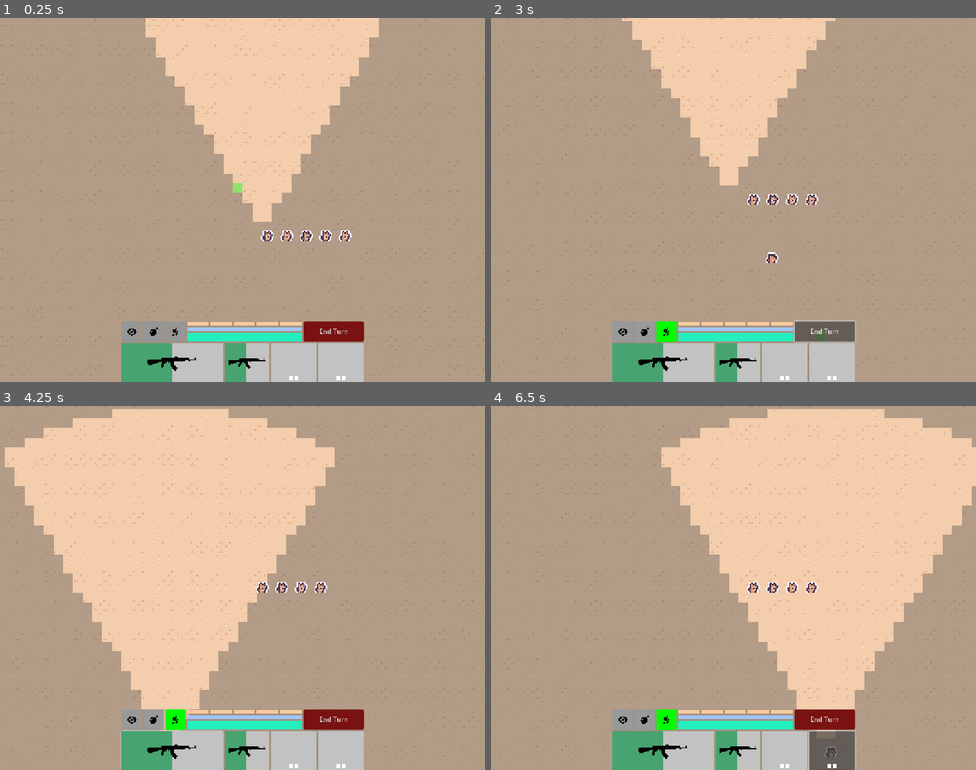
Above: before the commit, frames 1-4 (two rows, left to right).
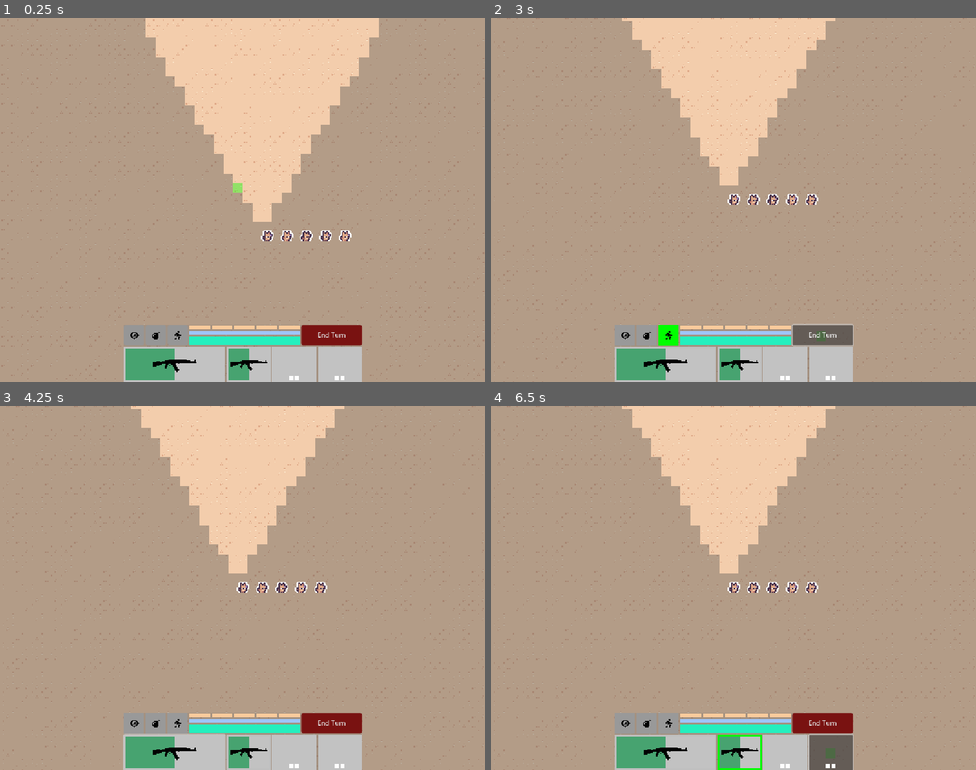
Above: after the commit, the same moments.

Repository: david8zhang/valorant-team-manager-godot
Game: Godot game, scene res://scenes/GameRound.tscn
Same seed, same stepped clock (60 frames per second), same inputs: the game is played once before the commit and once after it.
Inputs (mouse positions are in pixels of both pictures, inside the frame that each line leads up to; where the layout moved, square brackets give the same spot in the first picture):
- Up to frame 1 (0.25 s): no input
- Up to frame 2 (3 s): click (626, 334) [621, 331] at 0.5 s; click (646, 334) [646, 331] at 1.25 s; click (670, 334) [665, 331] at 2 s; click "End Turn" at 2.75 s
- Up to frame 3 (4.25 s): click (174, 751) [169, 751] at 3.5 s
- Up to frame 4 (6.5 s): click (738, 751) at 4.25 s; click (786, 751) at 5 s; click (830, 751) at 5.75 s

The runs differ from the first frame. In frame 1, 2.8% of the frame differs, in the area x 25-76%, y 83-100%; in frame 2, 3.1%; in frame 3, 29%; in frame 4, 31%, in the area x 25-100%, y 0-100%.

Commit message:
tweak some UI behavior

Diff:
--- a/codebase/prefabs/ActionMenu.tscn
+++ b/codebase/prefabs/ActionMenu.tscn
@@ -33,12 +33,23 @@
 
 [sub_resource type="StyleBoxFlat" id="StyleBoxFlat_0corr"]
 bg_color = Color(0.760784, 0.760784, 0.760784, 1)
+border_color = Color(1, 1, 0, 1)
 
 [sub_resource type="StyleBoxFlat" id="StyleBoxFlat_y0g1e"]
 bg_color = Color(0.762404, 0.762404, 0.762403, 1)
+border_width_left = 4
+border_width_top = 4
+border_width_right = 4
+border_width_bottom = 4
+border_color = Color(1, 1, 0, 0)
 
 [sub_resource type="StyleBoxFlat" id="StyleBoxFlat_1bft1"]
 bg_color = Color(0.2798, 0.640408, 0.439183, 1)
+border_width_left = 4
+border_width_top = 4
+border_width_right = 4
+border_width_bottom = 4
+border_color = Color(0.8, 0.8, 0.8, 0)
 
 [node name="ActionMenu" type="PanelContainer"]
 custom_minimum_size = Vector2(600, 150)
@@ -50,6 +61,8 @@
 grow_horizontal = 2
 grow_vertical = 0
 size_flags_vertical = 8
+mouse_filter = 1
+mouse_default_cursor_shape = 2
 theme_override_styles/panel = SubResource("StyleBoxFlat_knvme")
 script = ExtResource("1_0corr")
 
@@ -65,6 +78,7 @@
 [node name="Watch" type="Button" parent="VBoxContainer/NonCombatAndStats/NonCombatActions"]
 custom_minimum_size = Vector2(50, 50)
 layout_mode = 2
+mouse_filter = 1
 theme_override_styles/normal = SubResource("StyleBoxFlat_yth5k")
 
 [node name="TextureRect" type="TextureRect" parent="VBoxContainer/NonCombatAndStats/NonCombatActions/Watch"]
@@ -88,6 +102,7 @@
 [node name="Bomb" type="Button" parent="VBoxContainer/NonCombatAndStats/NonCombatActions"]
 custom_minimum_size = Vector2(50, 50)
 layout_mode = 2
+mouse_filter = 1
 theme_override_styles/normal = SubResource("StyleBoxFlat_yth5k")
 
 [node name="TextureRect" type="TextureRect" parent="VBoxContainer/NonCombatAndStats/NonCombatActions/Bomb"]
@@ -111,6 +126,7 @@
 [node name="Move" type="Button" parent="VBoxContainer/NonCombatAndStats/NonCombatActions"]
 custom_minimum_size = Vector2(50, 50)
 layout_mode = 2
+mouse_filter = 1
 theme_override_styles/normal = SubResource("StyleBoxFlat_yth5k")
 
 [node name="TextureRect" type="TextureRect" parent="VBoxContainer/NonCombatAndStats/NonCombatActions/Move"]
@@ -185,6 +201,7 @@
 [node name="EndTurn" type="Button" parent="VBoxContainer/NonCombatAndStats"]
 custom_minimum_size = Vector2(150, 0)
 layout_mode = 2
+mouse_filter = 1
 theme_override_styles/normal = SubResource("StyleBoxFlat_3omt0")
 text = "End Turn"
 
@@ -196,6 +213,9 @@
 custom_minimum_size = Vector2(250, 0)
 layout_mode = 2
 size_flags_horizontal = 3
+mouse_filter = 1
+theme_override_styles/hover = SubResource("StyleBoxFlat_0corr")
+theme_override_styles/pressed = SubResource("StyleBoxFlat_0corr")
 theme_override_styles/normal = SubResource("StyleBoxFlat_0corr")
 
 [node name="ProgressBar" type="ProgressBar" parent="VBoxContainer/CombatAbilities/PrimaryWeapon"]
@@ -224,6 +244,8 @@
 [node name="SideArm" type="Button" parent="VBoxContainer/CombatAbilities"]
 layout_mode = 2
 size_flags_horizontal = 3
+mouse_filter = 1
+theme_override_styles/hover = SubResource("StyleBoxFlat_0corr")
 theme_override_styles/normal = SubResource("StyleBoxFlat_0corr")
 
 [node name="ProgressBar" type="ProgressBar" parent="VBoxContainer/CombatAbilities/SideArm"]
@@ -252,6 +274,7 @@
 [node name="Ability1" type="Button" parent="VBoxContainer/CombatAbilities"]
 layout_mode = 2
 size_flags_horizontal = 3
+mouse_filter = 1
 theme_override_styles/normal = SubResource("StyleBoxFlat_0corr")
 
 [node name="MarginContainer" type="MarginContainer" parent="VBoxContainer/CombatAbilities/Ability1"]
@@ -290,6 +313,7 @@
 [node name="Ability2" type="Button" parent="VBoxContainer/CombatAbilities"]
 layout_mode = 2
 size_flags_horizontal = 3
+mouse_filter = 1
 theme_override_styles/normal = SubResource("StyleBoxFlat_0corr")
 
 [node name="MarginContainer" type="MarginContainer" parent="VBoxContainer/CombatAbilities/Ability2"]
--- /dev/null
+++ b/codebase/prefabs/TeamStatus.tscn
@@ -0,0 +1,51 @@
+[gd_scene format=3 uid="uid://y4eeluvjf47n"]
+
+[node name="TeamStatus" type="Control"]
+custom_minimum_size = Vector2(100, 0)
+layout_mode = 3
+anchors_preset = 13
+anchor_left = 0.5
+anchor_right = 0.5
+anchor_bottom = 1.0
+grow_horizontal = 2
+grow_vertical = 2
+
+[node name="VBoxContainer" type="VBoxContainer" parent="."]
+custom_minimum_size = Vector2(100, 0)
+layout_mode = 1
+anchors_preset = 8
+anchor_left = 0.5
+anchor_top = 0.5
+anchor_right = 0.5
+anchor_bottom = 0.5
+offset_left = -50.0
+offset_top = -160.0
+offset_right = 50.0
+offset_bottom = 160.0
+grow_horizontal = 2
+grow_vertical = 2
+alignment = 1
+
+[node name="Panel" type="Panel" parent="VBoxContainer"]
+custom_minimum_size = Vector2(100, 50)
+layout_mode = 2
+
+[node name="Panel2" type="Panel" parent="VBoxContainer"]
+custom_minimum_size = Vector2(100, 50)
+layout_mode = 2
+
+[node name="Panel3" type="Panel" parent="VBoxContainer"]
+custom_minimum_size = Vector2(100, 50)
+layout_mode = 2
+
+[node name="Panel4" type="Panel" parent="VBoxContainer"]
+custom_minimum_size = Vector2(100, 50)
+layout_mode = 2
+
+[node name="Panel5" type="Panel" parent="VBoxContainer"]
+custom_minimum_size = Vector2(100, 50)
+layout_mode = 2
+
+[node name="Panel6" type="Panel" parent="VBoxContainer"]
+custom_minimum_size = Vector2(100, 50)
+layout_mode = 2
--- a/codebase/scenes/GameRound.tscn
+++ b/codebase/scenes/GameRound.tscn
@@ -25,10 +25,11 @@
 mouse_filter = 2
 
 [node name="ActionMenu" parent="CanvasLayer/Control" instance=ExtResource("2_1ryu6")]
+custom_minimum_size = Vector2(450, 110)
 layout_mode = 1
-offset_left = -300.0
-offset_top = -150.0
-offset_right = 300.0
+offset_left = -294.5
+offset_top = -141.0
+offset_right = 294.5
 
 [node name="GameCamera" type="Camera2D" parent="."]
 zoom = Vector2(1.5, 1.5)
--- a/codebase/scripts/ActionMenu.gd
+++ b/codebase/scripts/ActionMenu.gd
@@ -4,6 +4,10 @@
 @onready var watch_button = $VBoxContainer/NonCombatAndStats/NonCombatActions/Watch as Button
 @onready var bomb_button = $VBoxContainer/NonCombatAndStats/NonCombatActions/Bomb as Button
 @onready var move_button = $VBoxContainer/NonCombatAndStats/NonCombatActions/Move as Button
+@onready var primary_weapon = $VBoxContainer/CombatAbilities/PrimaryWeapon as Button
+@onready var secondary_weapon = $VBoxContainer/CombatAbilities/SideArm as Button
+@onready var primary_weapon_ammo_meter = $VBoxContainer/CombatAbilities/PrimaryWeapon/ProgressBar as ProgressBar
+@onready var secondary_weapon_ammo_meter = $VBoxContainer/CombatAbilities/SideArm/ProgressBar as ProgressBar
 
 signal on_action(action_state)
 
@@ -11,13 +15,15 @@
 	move_button.pressed.connect(func (): on_action_click(AgentController.ActionState.MOVE))
 	bomb_button.pressed.connect(func (): on_action_click(AgentController.ActionState.DEFUSE))
 	watch_button.pressed.connect(func (): on_action_click(AgentController.ActionState.WATCH))
+	primary_weapon.pressed.connect(func (): on_action_click(AgentController.ActionState.PRIMARY_ATTACK))
+	secondary_weapon.pressed.connect(func (): on_action_click(AgentController.ActionState.SECONDARY_ATTACK))
 
 func on_action_click(action_state: AgentController.ActionState):
 	on_action.emit(action_state)
 	set_button_highlight_from_state(action_state)
 
 func set_button_highlight_from_state(curr_action_state: AgentController.ActionState):
-	dehighlight_all_buttons()
+	de_highlight_all_buttons()
 	match curr_action_state:
 		AgentController.ActionState.MOVE:
 			highlight_single_button(move_button)
@@ -25,18 +31,24 @@
 			highlight_single_button(watch_button)
 		AgentController.ActionState.DEFUSE, AgentController.ActionState.PLANT:
 			highlight_single_button(bomb_button)
+		AgentController.ActionState.PRIMARY_ATTACK:
+			highlight_single_button(primary_weapon)
+		AgentController.ActionState.SECONDARY_ATTACK:
+			highlight_single_button(secondary_weapon)
 
-func dehighlight_all_buttons():
+func de_highlight_all_buttons():
 	dehighlight_single_button(watch_button)
 	dehighlight_single_button(bomb_button)
 	dehighlight_single_button(move_button)
+	dehighlight_single_button(primary_weapon, 0.75)
+	dehighlight_single_button(secondary_weapon, 0.75)
 
-func dehighlight_single_button(button):
+func dehighlight_single_button(button, color = 0.6):
 	var sb := StyleBoxFlat.new()
-	sb.bg_color = Color(0.6, 0.6, 0.6)  # blue background
+	sb.bg_color = Color(color, color, color)
 	button.add_theme_stylebox_override("normal", sb)
 
 func highlight_single_button(button):
 	var sb := StyleBoxFlat.new()
-	sb.bg_color = Color(0, 1, 0)  # blue background
+	sb.bg_color = Color(0, 1, 0)
 	button.add_theme_stylebox_override("normal", sb)
--- a/codebase/scripts/AgentController.gd
+++ b/codebase/scripts/AgentController.gd
@@ -21,16 +21,25 @@
 
 var selected_agent: Agent
 var curr_action_state: ActionState = ActionState.NONE
+var is_hovering_action_menu := false
 
 func _ready() -> void:
 	await game_round.ready
 	game_round.action_menu.on_action.connect(set_action_state_move)
+	game_round.action_menu.mouse_entered.connect(enter_hover_action_menu)
+	game_round.action_menu.mouse_exited.connect(exit_hover_action_menu)
 
 func set_action_state_move(new_action_state: ActionState):
 	curr_action_state = new_action_state
 
+func exit_hover_action_menu():
+	is_hovering_action_menu = false
+
+func enter_hover_action_menu():
+	is_hovering_action_menu = true
+
 func _process(_delta):
-	if game_round.curr_turn_side == GameRound.Side.PLAYER:
+	if game_round.curr_turn_side == GameRound.Side.PLAYER and !is_hovering_action_menu:
 		if Input.is_action_just_pressed("mouse_left") and curr_action_state == ActionState.MOVE:
 			var pos_to_move_to = game_round.map.ground_layer.map_to_local(highlight_overlay.hovered_tile_pos)
 			selected_agent.move_to_position(pos_to_move_to, complete_move)
